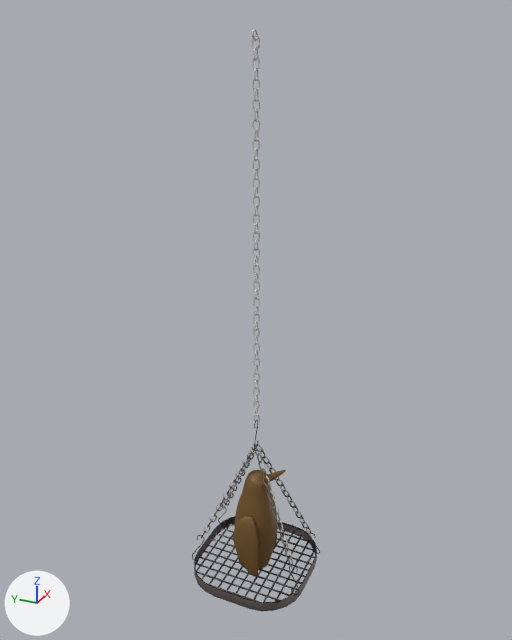
An edit to the FBX model resources/stage5/objects/5_rihuto_down.fbx, drawn before and after from the same camera.
Camera for both pictures: a camera (50 mm lens) standing at (-2.61, -1.18, 1.41) and looking at (0.04, 0.02, 0.09). Every picture has the same lights, and +X, +Y and +Z are marked at lower left. Where no turn or scale is listed for an object, it has been applied to the vertices.

The first picture shows 'rihutoP_L'.
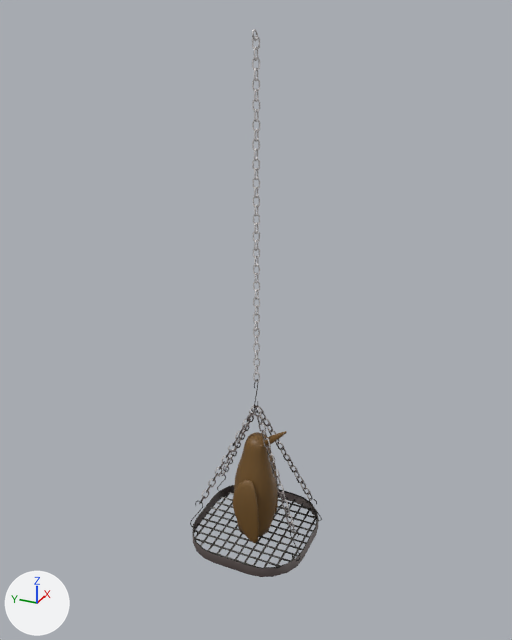
What changed in the scene script:
```text
Change me_mesh:
    used by ob_rihutop_l; location = (0.0, 0.0, 0.0)
    remove me_mesh.from_pydata(...)  # 11188 vertices, 11723 faces; spans x -0.29..0.29, y -0.3..0.3, z -1.3..1.3
    add me_mesh.from_pydata(...)  # 10925 vertices, 11465 faces; spans x -0.29..0.29, y -0.3..0.3, z -1.08..1.3
    me_mesh part 1: the loose piece of 202 vertices spanning x -0.02..0.02, y -0.16..-0.04, z -0.76..-0.66 is moved by (0.0, 0.0, 0.22)
    me_mesh part 2: the loose piece of 282 vertices spanning x -0.1..0.1, y -0.11..0.11, z -1.28..-0.72 is moved by (0.0, 0.0, 0.22)
    me_mesh part 3: the loose piece of 40 vertices spanning x -0.03..-0.02, y -0.06..-0.02, z -0.67..-0.63 is moved by (-0.01, -0.03, 0.15)
    me_mesh part 4: the loose piece of 42 vertices spanning x -0.28..0.28, y -0.15..-0.14, z -1.29..-1.28 is moved by (0.0, 0.0, 0.22)
    me_mesh part 5: the loose piece of 81 vertices spanning x -0.26..-0.25, y -0.21..0.21, z -1.29..-1.28 is moved by (0.0, 0.0, 0.22)
    me_mesh part 6: the loose piece of 40 vertices spanning x 0.02..0.03, y -0.06..-0.02, z -0.67..-0.63 is moved by (0.01, -0.03, 0.15)
    me_mesh part 7: the loose piece of 40 vertices spanning x -0.03..-0.02, y 0.02..0.06, z -0.67..-0.63 is moved by (-0.01, 0.03, 0.15)
    me_mesh part 8: the loose piece of 42 vertices spanning x -0.29..0.29, y -0.05, z -1.29..-1.28 is moved by (0.0, 0.0, 0.22)
    me_mesh part 9: the loose piece of 40 vertices spanning x -0.07..-0.03, y -0.1..-0.08, z -0.78..-0.73 is moved by (-0.05, -0.09, 0.01)
    me_mesh part 10: the loose piece of 42 vertices spanning x -0.29..0.29, y 0.09..0.1, z -1.29..-1.28 is moved by (0.0, 0.0, 0.22)
    me_mesh part 11: the loose piece of 40 vertices spanning x -0.1..-0.06, y -0.16..-0.14, z -0.91..-0.87 is moved by (-0.05, -0.09, 0.01)
    me_mesh part 12: the loose piece of 272 vertices spanning x -0.29..0.29, y -0.29..0.29, z -1.3..-1.25 is moved by (0.0, 0.0, 0.22)
    me_mesh part 13: the loose piece of 40 vertices spanning x -0.05..-0.01, y -0.07..-0.05, z -0.71..-0.66 is moved by (0.0, 0.0, 0.22)
    me_mesh part 14: the loose piece of 40 vertices spanning x -0.08..-0.04, y -0.13..-0.11, z -0.84..-0.8 is moved by (-0.04, -0.09, 0.01)
    me_mesh part 15: the loose piece of 40 vertices spanning x 0.09..0.11, y -0.21..-0.17, z -1.02..-0.97 is moved by (0.02, -0.03, 0.15)
    me_mesh part 16: the loose piece of 50 vertices spanning x -0.08..-0.06, y -0.15..-0.11, z -0.88..-0.83 is moved by (-0.01, -0.03, 0.15)
    me_mesh part 17: the loose piece of 40 vertices spanning x -0.11..-0.09, y 0.17..0.21, z -1.02..-0.97 is moved by (0.0, 0.0, 0.22)
    me_mesh part 18: the loose piece of 40 vertices spanning x 0.01..0.05, y -0.07..-0.05, z -0.71..-0.66 is mirrored in x about its middle, then moved by (-0.08, -0.03, 0.15)
    me_mesh part 19: the loose piece of 81 vertices spanning x -0.21..0.21, y 0.24..0.25, z -1.29..-1.28 is moved by (0.0, 0.0, 0.22)
    me_mesh part 20: 62 loose pieces with 6299 vertices, spanning x -0.29..0.29, y -0.3..0.3, z -1.29..-0.42, are deleted
    me_mesh part 21: 38 vertices moved within x -0.13..0.13, y -0.06..0.01, z -1.03..-0.2; 879 vertices removed from x -0.14..0.14, y -0.07..0.07, z -1.27..-0.21; 6915 vertices added at x -0.29..0.29, y -0.3..0.3, z -1.07..-0.2
```

Pixel boxes (x1, y1, x2, y2) of what changed, in the pictures (512 x 640 px; the box of a moved part takes in the faces that stretch with it):
'rihutoP_L', reshaped
    before: (192, 29, 320, 611)
    after: (190, 29, 322, 577)
part 1 of me_mesh, moved or reshaped
    before: (264, 470, 286, 483)
    after: (264, 431, 286, 445)
part 2 of me_mesh, moved or reshaped
    before: (235, 470, 277, 570)
    after: (234, 432, 278, 537)
part 3 of me_mesh, moved or reshaped
    before: (258, 461, 266, 471)
    after: (263, 438, 271, 448)
part 4 of me_mesh, moved or reshaped
    before: (263, 535, 302, 602)
    after: (263, 503, 304, 568)
part 5 of me_mesh, moved or reshaped
    before: (207, 583, 259, 602)
    after: (210, 551, 257, 567)
part 6 of me_mesh, moved or reshaped
    before: (262, 456, 270, 464)
    after: (269, 430, 276, 436)
part 7 of me_mesh, moved or reshaped
    before: (242, 457, 250, 466)
    after: (235, 431, 243, 441)
part 8 of me_mesh, moved or reshaped
    before: (243, 529, 286, 598)
    after: (244, 497, 287, 564)
part 9 of me_mesh, moved or reshaped
    before: (266, 483, 271, 493)
    after: (280, 491, 285, 501)
part 10 of me_mesh, moved or reshaped
    before: (217, 557, 238, 589)
    after: (217, 524, 238, 554)
part 11 of me_mesh, moved or reshaped
    before: (275, 513, 280, 523)
    after: (289, 521, 294, 532)
part 12 of me_mesh, moved or reshaped
    before: (194, 516, 317, 611)
    after: (192, 485, 319, 577)
part 13 of me_mesh, moved or reshaped
    before: (262, 468, 267, 478)
    after: (262, 430, 267, 440)
part 14 of me_mesh, moved or reshaped
    before: (270, 498, 276, 508)
    after: (285, 506, 290, 517)
part 15 of me_mesh, moved or reshaped
    before: (296, 511, 303, 519)
    after: (303, 487, 311, 495)
part 16 of me_mesh, moved or reshaped
    before: (272, 505, 279, 515)
    after: (277, 484, 284, 494)
part 17 of me_mesh, moved or reshaped
    before: (209, 514, 217, 522)
    after: (208, 478, 216, 487)
part 18 of me_mesh, moved or reshaped
    before: (267, 461, 273, 471)
    after: (266, 445, 272, 456)
part 19 of me_mesh, moved or reshaped
    before: (196, 522, 232, 571)
    after: (195, 491, 231, 538)
part 20 of me_mesh, deleted
    before: (192, 419, 320, 602)
part 21 of me_mesh, built on
    before: (233, 379, 277, 577)
    after: (190, 379, 322, 567)
